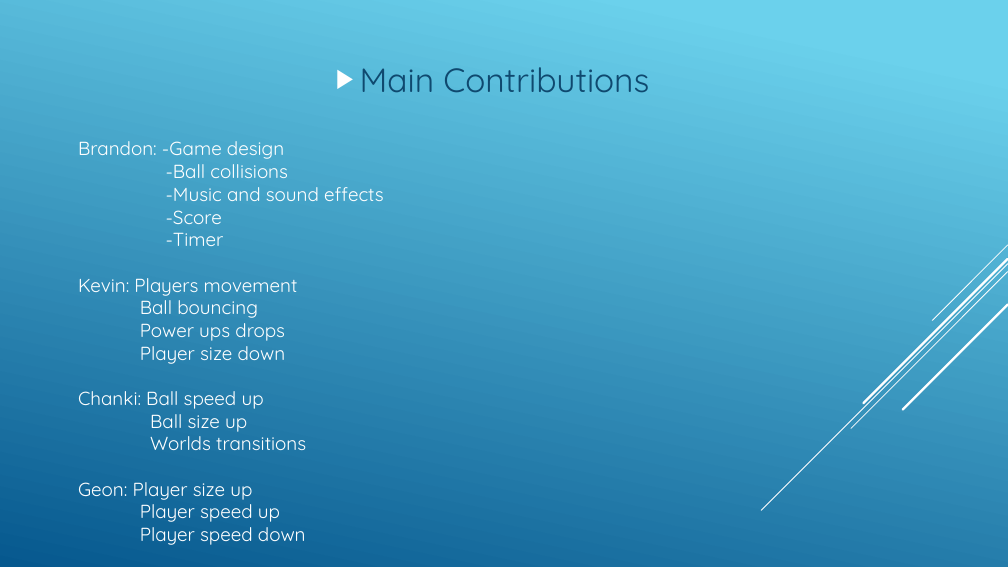
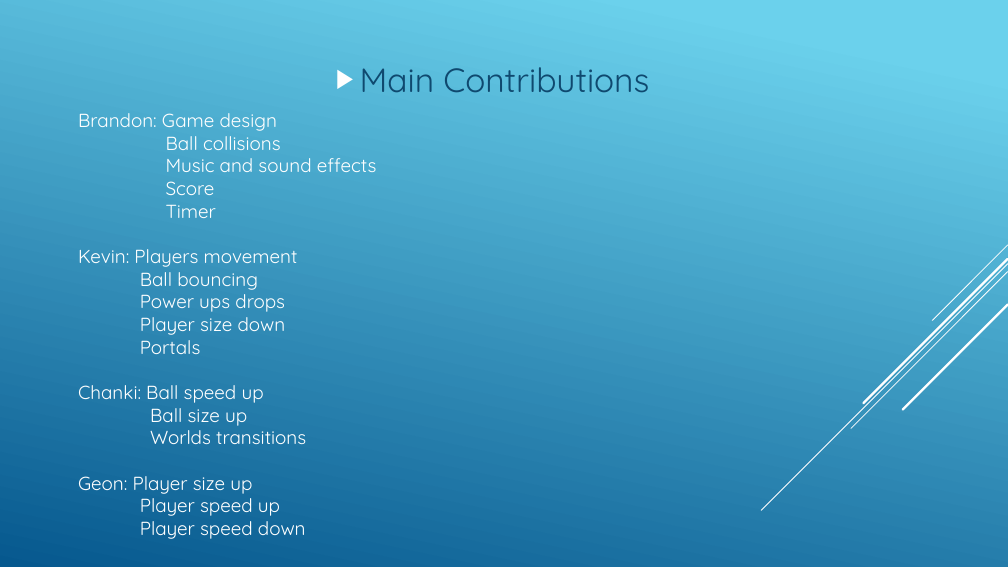
Before and after one commit to BrandonN007/PongFrenzy, a slide deck: slide 4 of Game Presentation.pptx. Drawn at 1008x567 pixels with LibreOffice and Linux fonts; fonts in the diff are those of the drawing. Boxes give left, top, right and bottom in pixels: in the first picture for what was removed or moved away, otherwise in the second. Text is boxed around its words. In the diff, an @@ line names an element or a change of style, - is before the commit and + after.

Commit message:
updated power point

```diff
--- a/Game Presentation.pptx
+++ b/Game Presentation.pptx
@@ text "Brandon: Game design": place and size @@
-text "Brandon: Game design" at (78,141,384,545)
+text "Brandon: Game design" at (78,113,377,539)
@@ text at (78,113,377,218): text changed @@
-Brandon: -Game design
--Ball collisions
--Music and sound effects
--Score
--Timer
+Brandon: Game design
+Ball collisions
+Music and sound effects
+Score
+Timer
@@ text at (140,334,201,354): paragraph added @@
+Portals
```
Also in this commit, not shown: 1 other slide changed.
